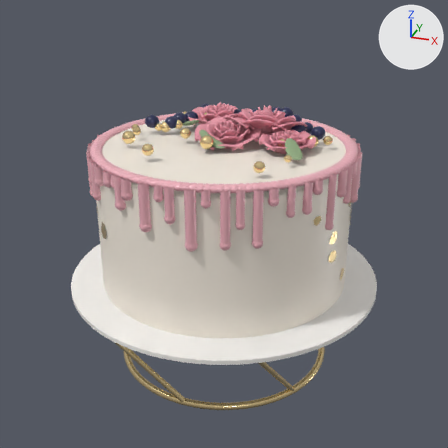
What one commit did to the Blender file blender/cake.blend.
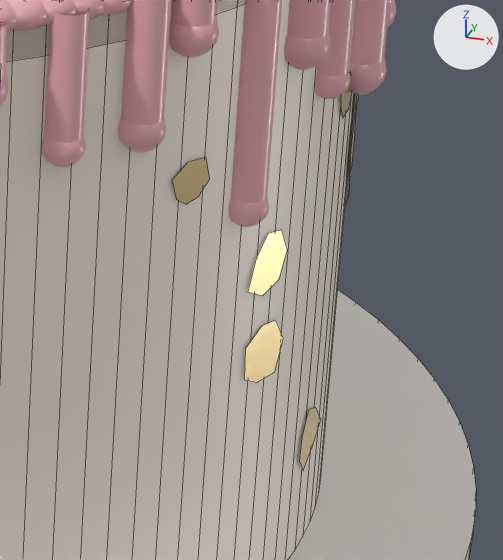
The first picture shows the older version from the file's camera 'Camera'. The close-ups show the older and then the newer version on the part from 62% to 85% of the width and 41% to 67% of the height of that picture. Only the edits that show in the close-ups are written down. The axes (+X, +Y, +Z) are drawn at upper right. The lights are the same throughout. The close-ups show mesh edges as thin lines.

Names of what the first close-up shows: 'Deco_goldleaf', 'Drip_body', 'Shell_body', 'Stand_board', 'Top_body'.
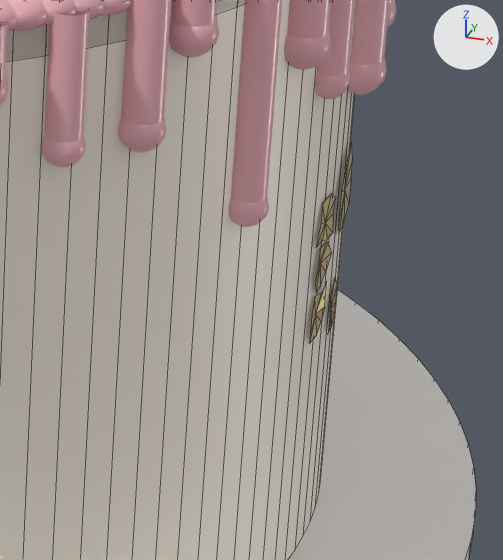
What differs and where, as boxes [x1, y1, x2, y2] in the close-ups (503 x 560 px):
'Deco_goldleaf', deleted: before [172, 72, 358, 470]
'Shell_goldleaf', added: after [309, 143, 353, 344]

What changed in the scene script:
```text
Add mat_goldleaf:
    mat_goldleaf = principled_material('GoldLeaf')
    mat_goldleaf.base_color = (0.9, 0.68, 0.3)  # yellow #f3d795
    mat_goldleaf.metallic = 1.0
    mat_goldleaf.roughness = 0.25
Add me_shell_goldleaf:
    me_shell_goldleaf.from_pydata(...)  # 350 vertices, 315 faces; spans x -1.06..1.06, y -0.19..1.04, z 0.25..0.77
    me_shell_goldleaf.materials.append(mat_goldleaf)  # yellow #f3d795
Remove ob_deco_goldleaf:
    ob_deco_goldleaf = bpy.data.objects.new('Deco_goldleaf', me_deco_goldleaf)
    ob_deco_goldleaf.location = (0.0, 0.0, 0.0)
Add ob_shell_goldleaf:
    ob_shell_goldleaf = bpy.data.objects.new('Shell_goldleaf', me_shell_goldleaf)
    ob_shell_goldleaf.location = (0.0, 0.0, 0.0)
```
